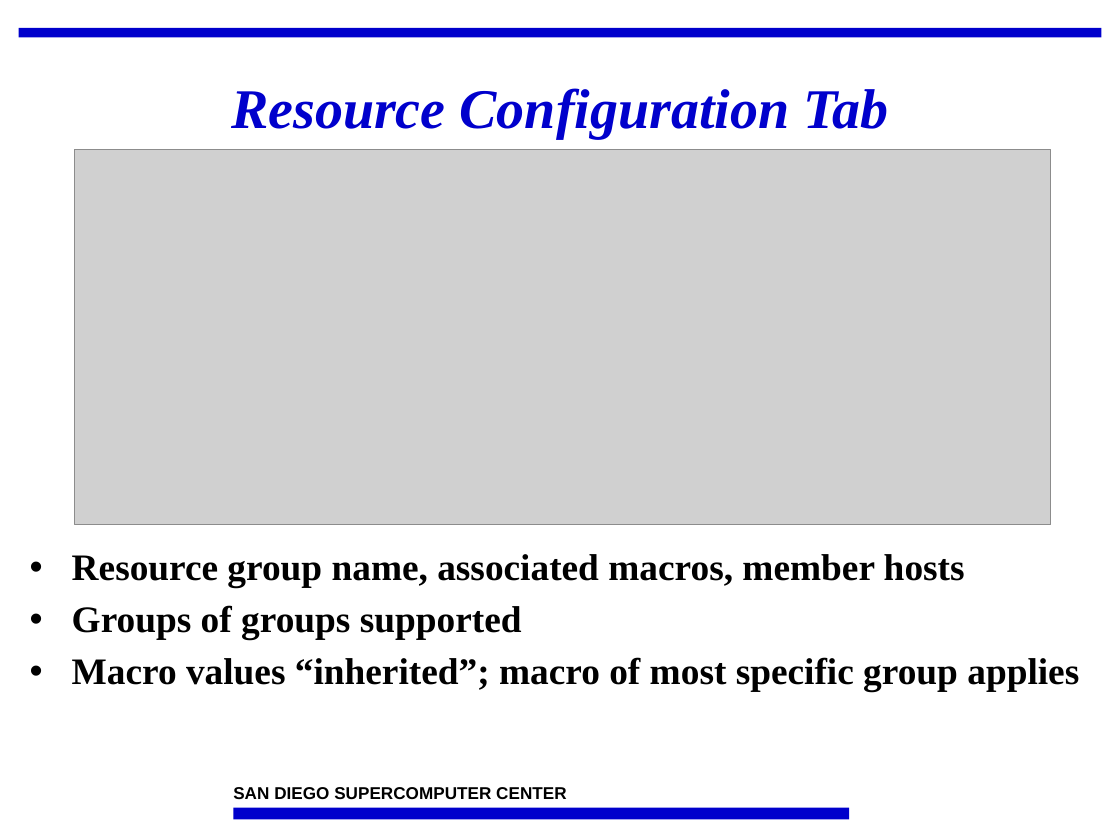
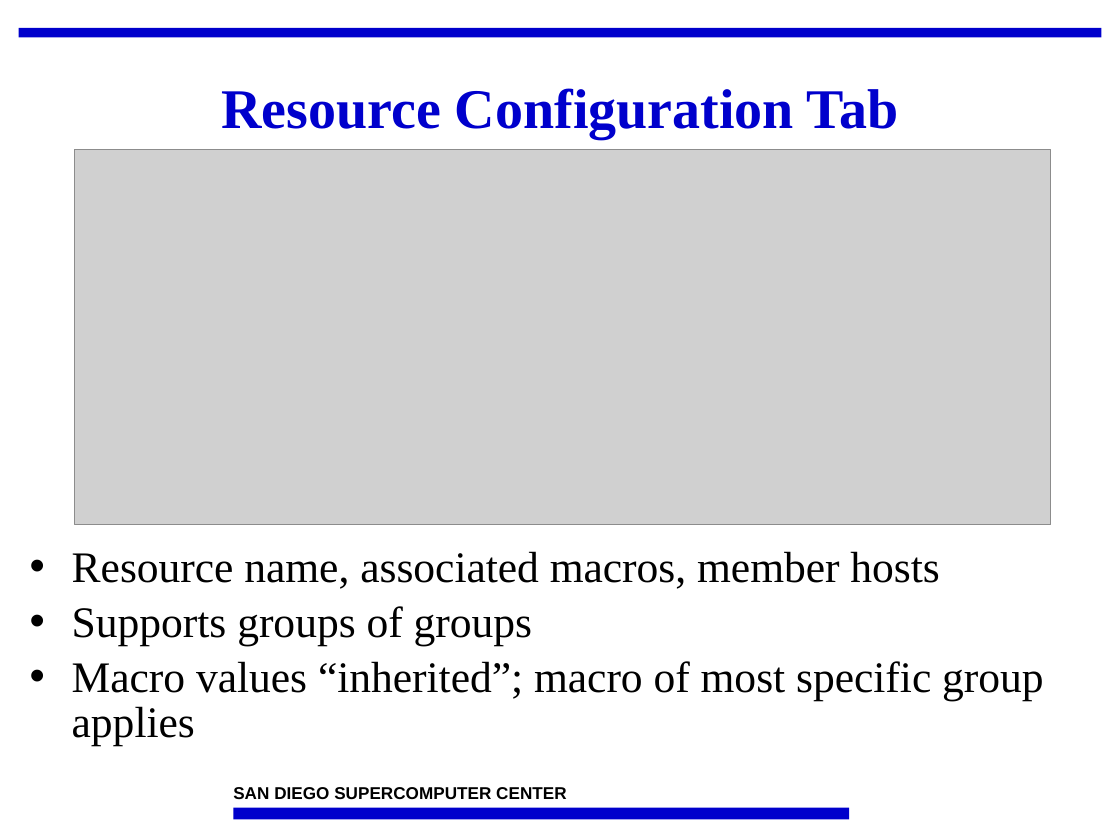
Before and after one commit to IncaProject/inca-xsede, a slide deck: slide 9 of talks/2008workshop/incat.ppt. Drawn at 1120x840 pixels with LibreOffice and Linux fonts; fonts in the diff are those of the drawing; grey boxes stand for pictures; background and template pictures are left out. Boxes give left, top, right and bottom in pixels: in the first picture for what was removed or moved away, otherwise in the second. Text is boxed around its words. In the diff, an @@ line names an element or a change of style, - is before the commit and + after.

```diff
--- a/talks/2008workshop/incat.ppt
+++ b/talks/2008workshop/incat.ppt
@@ title "Resource Configuration Tab" at (221,88,898,139): italic off @@
@@ text at (72,551,939,646): text changed; size 24 to 28 pt; bold off @@
-• Resource group name, associated macros, member hosts
-• Groups of groups supported
+• Resource name, associated macros, member hosts
+• Supports groups of groups
@@ text at (72,661,1044,746): size 24 to 28 pt, bold off in "Macro values “inherited”; macro of most specific ..."; line spacing 0.95 to 0.85; more space between paragraphs @@
```
Also in this commit, not shown: 17 other slides changed, 1 slide added.
